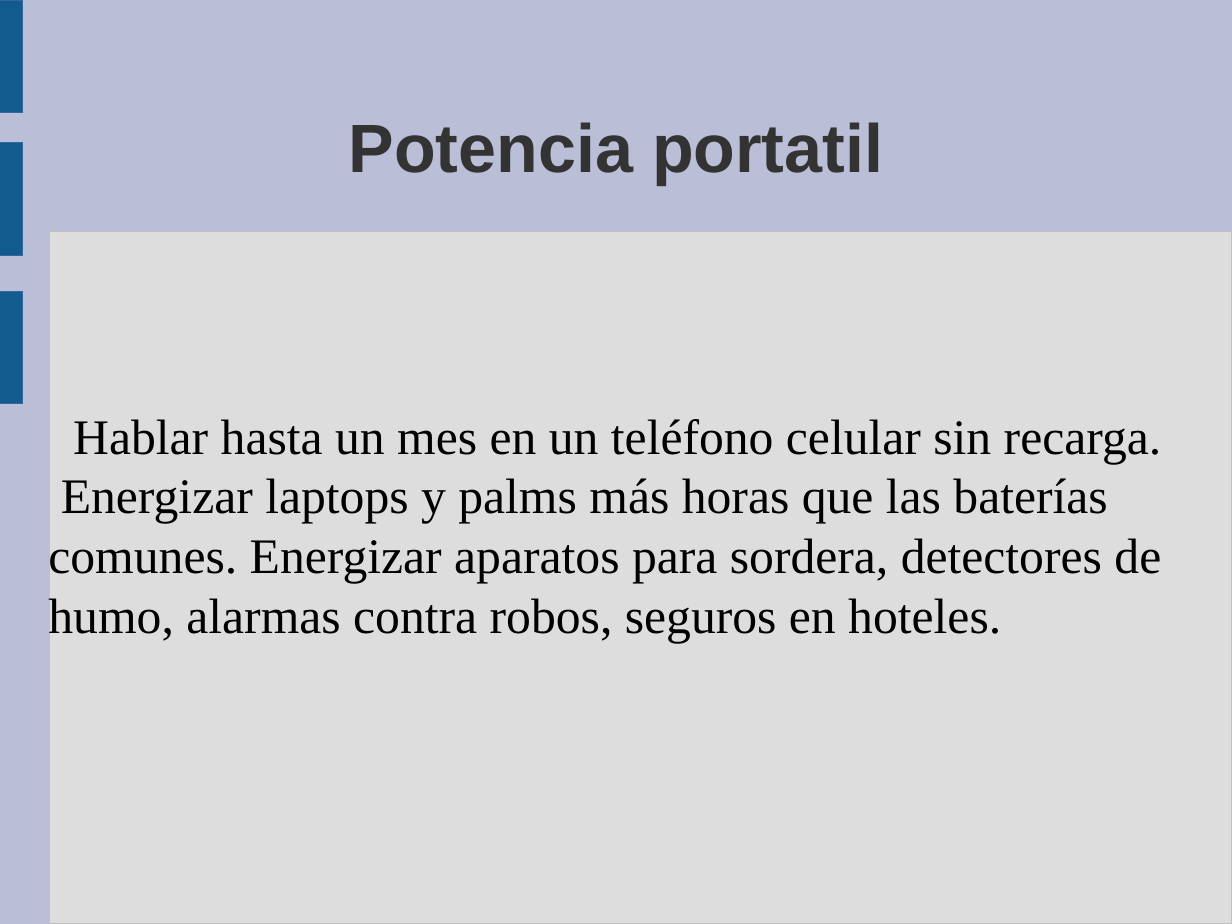
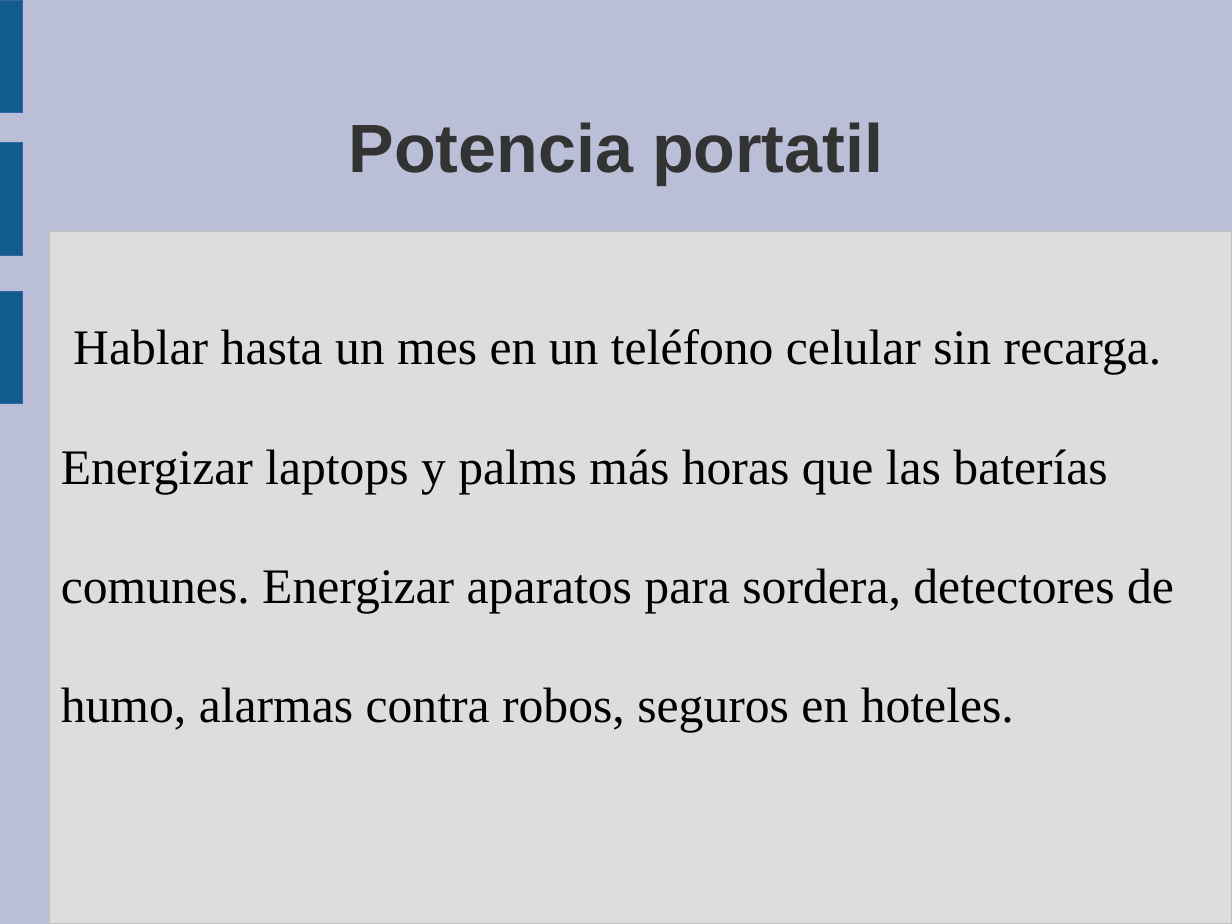
Before and after one commit to guanucoluis/proyecto5r1, a slide deck: slide 12 of Catedras/Tecnologia/MARCO.odp. Drawn at 1232x924 pixels with LibreOffice and Linux fonts; fonts in the diff are those of the drawing. Boxes give left, top, right and bottom in pixels: in the first picture for what was removed or moved away, otherwise in the second. Text is boxed around its words. In the diff, an @@ line names an element or a change of style, - is before the commit and + after.

```diff
--- a/Catedras/Tecnologia/MARCO.odp
+++ b/Catedras/Tecnologia/MARCO.odp
@@ text "Hablar hasta un mes en ...": place and size @@
-text "Hablar hasta un mes en ..." at (48, 419, 1162, 643)
+text "Hablar hasta un mes en ..." at (61, 329, 1174, 732)
@@ text at (61, 449, 1174, 732): text changed @@
-Energizar laptops y palms más horas que las baterías comunes. Energizar aparatos para sordera, detectores de humo, alarmas contra robos, seguros en hoteles.
+Energizar laptops y palms más horas que las baterías
+comunes. Energizar aparatos para sordera, detectores de
+humo, alarmas contra robos, seguros en hoteles.
```
Also in this commit, not shown: 6 other slides changed, 2 slides added, 1 slide removed.
